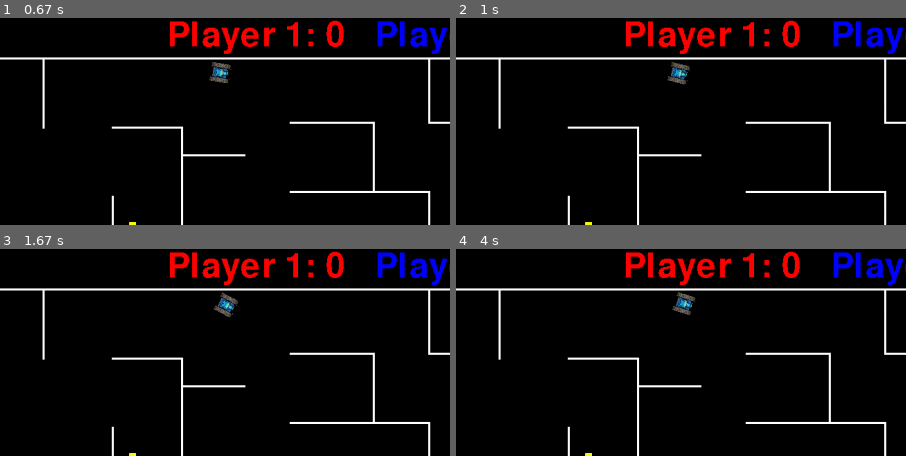
Above: before the commit, frames 1-4 (two rows, left to right).
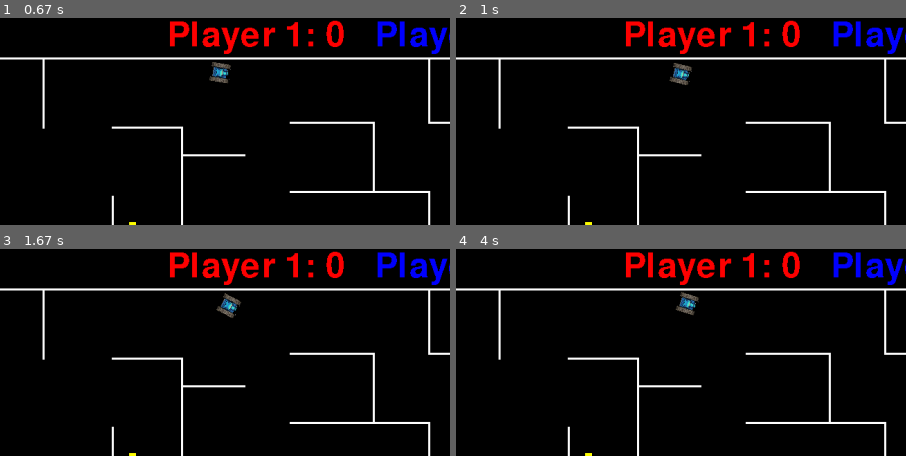
Above: after the commit, the same moments.

Repository: SkullinTheJar/ExamProgram
Game: pygame game, started from main testing.py
Same seed, same stepped clock (60 frames per second), same inputs: the game is played once before the commit and once after it.
Inputs:
- Up to frame 1 (0.67 s): hold Right from 0.33 s (still down)
- Up to frame 2 (1 s): release Right at 0.8 s; hold Up from 0.83 s (still down); tap F at 0.9 s
- Up to frame 3 (1.67 s): release Up at 1.13 s; hold Right 1.17-1.63 s; tap F at 1.23, 1.53 s
- Up to frame 4 (4 s): hold Left 1.67-2.2 s; tap F at 1.73, 2.03, 2.3, 2.63, 2.93, 3.07, 3.47, 3.77 s; hold Down 2.23-2.53 s; hold Left 2.57-2.97 s; hold Up 3-3.37 s; hold Right from 3.4 s (still down)
The pictures show only the part of the screen within x 20-70%, y 0-50%; the shares and areas given below are measured in that part.

Frame 1 is identical in both runs. In frame 2, 0.3% of the frame differs, in the area x 46-53%, y 21-33%; in frame 3, 0.3%; in frame 4, 0.4%, in the area x 48-54%, y 20-32%.

Commit message:
Co-authored-by: AslakDHTX <AslakAttack@gmail.com>

Diff:
--- a/main testing.py
+++ b/main testing.py
@@ -210,8 +210,8 @@
         self.laserLength = laserLength
         self.cooldown = cooldown
         self.screen = pygame.display.set_mode(size)
-        self.player1 = Player(1, (random.randint(0, self.size[0]),  random.randint(60, self.size[1])), 0.5, 0.5, 'C:/Users/andre/OneDrive - AARHUS TECH/Programmering/ExamProgram/red tank.png', size)
-        self.player2 = Player(2, (random.randint(0, self.size[0]),  random.randint(60, self.size[1])), 0.5, 0.5, 'C:/Users/andre/OneDrive - AARHUS TECH/Programmering/ExamProgram/blue tank.png', size)
+        self.player1 = Player(1, (random.randint(0, self.size[0]),  random.randint(60, self.size[1])), 0.75, 0.5, 'C:/Users/andre/OneDrive - AARHUS TECH/Programmering/ExamProgram/red tank.png', size)
+        self.player2 = Player(2, (random.randint(0, self.size[0]),  random.randint(60, self.size[1])), 0.75, 0.5, 'C:/Users/andre/OneDrive - AARHUS TECH/Programmering/ExamProgram/blue tank.png', size)
         #self.player1 = Player(1, (650, 300), 0.5, 0.5, 'C:/Users/WaffleFlower/Desktop/Skole/Programmering/ExamProgram/red_tank_exp_v2.png')
         #self.player2 = Player(2, (300, 300), 0.5, 0.5, 'C:/Users/WaffleFlower/Desktop/Skole/Programmering/ExamProgram/blue_tank_exp.png')
         self.players = pygame.sprite.Group(self.player1, self.player2)
@@ -229,7 +229,7 @@
             Wall((420, 160), True), Wall((320, 160), False), Wall((420, 600), False, 90), Wall((320, 510), True),
             Wall((500, 510), True, 120), Wall((500, 510), False), Wall((520, 200), True, 90)
             )
-        self.fixSpawn()
+        #self.fixSpawn()
         self.counter = 0
         for sprite in self.walls:
             if self.counter <= 3:
@@ -281,7 +281,6 @@
         collisions = pygame.sprite.groupcollide(group1, group2, False, False)
         for sprite in collisions:
             collisions = pygame.sprite.groupcollide(group1, group2, False, False, pygame.sprite.collide_mask)
-            print(collisions)
             for sprite in collisions:
                 if resultType == 'player-wall':
                     sprite.wallCollide()
@@ -297,23 +296,18 @@
                     sprite.kill()
                     self.reset()
                 if resultType == 'player-player':
-                        if sprite != collisions[sprite][0]:
-                            sprite.wallCollide()
-                            print('players collided')
+                    if sprite != collisions[sprite][0]:
+                        sprite.wallCollide()
+                        collisions[sprite][0].wallCollide()
                 if resultType == 'player-upgrade':
                     sprite.upgrade = collisions[sprite][0].color
                     sprite.upgradeTime = pygame.time.get_ticks()
                     collisions[sprite][0].kill()
-                if resultType == None:
-                    return False
-                return True
-
-            return False
 
     def reset(self):
        self.player1.reset()
        self.player2.reset()
-       self.fixSpawn()
+       #self.fixSpawn()
 
     def fixSpawn(self):
         while self.collideGroups(self.players, self.walls, None) or self.collideGroups(self.players, self.players, None):
